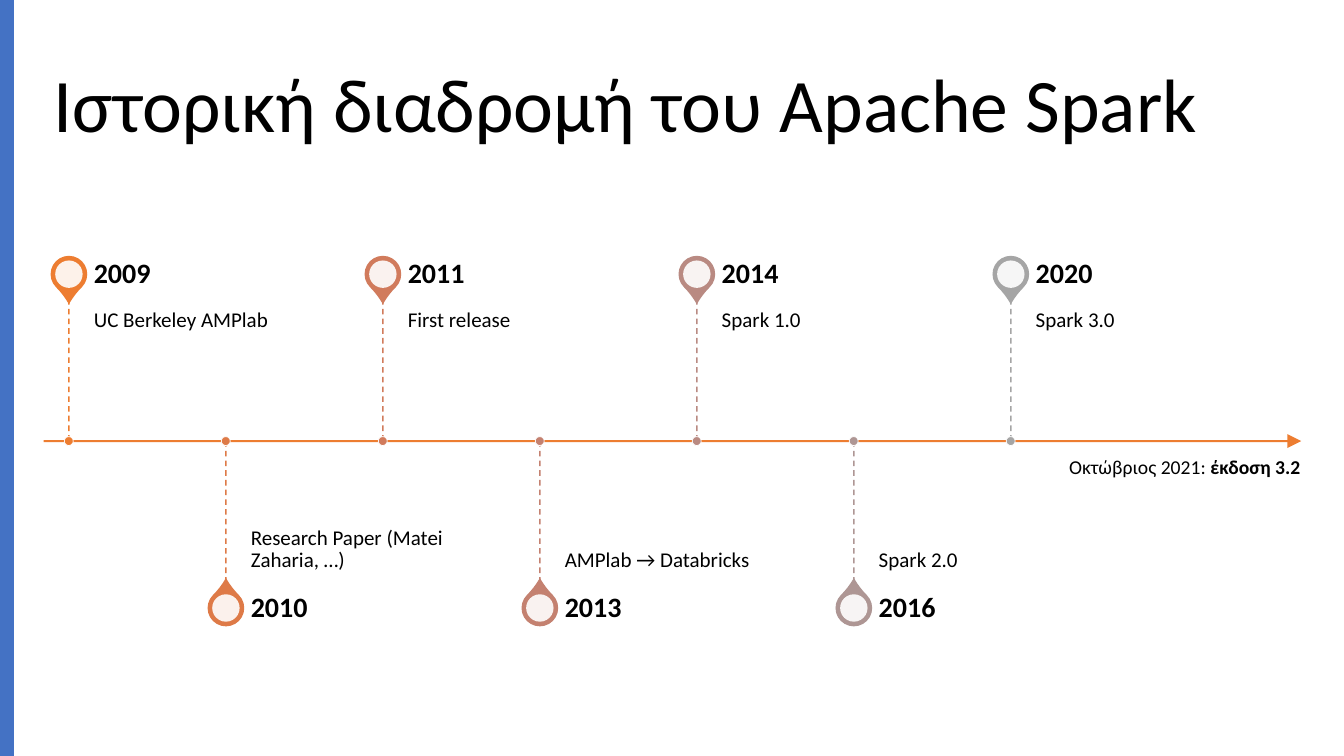
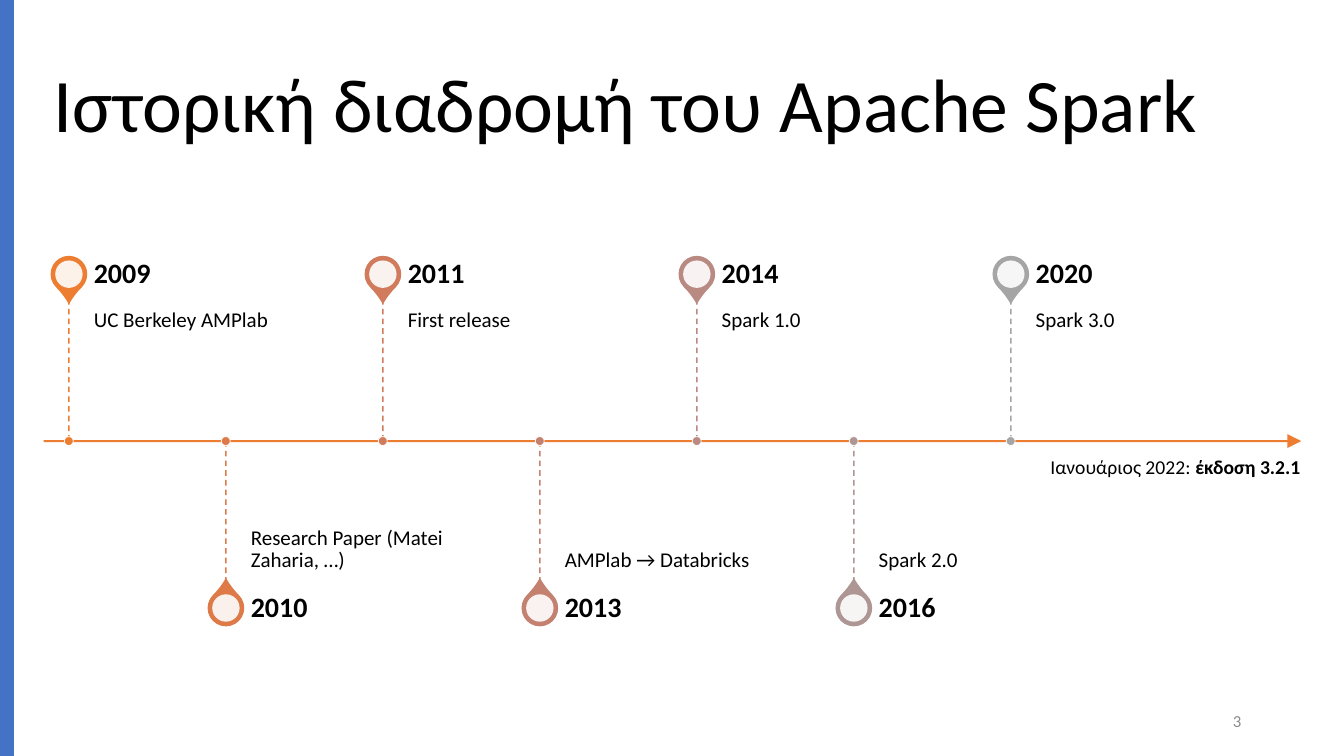
Before and after one commit to chgogos/big_data, a slide deck: slide 3 of 04. Apache Spark.pptx. Drawn at 1344x756 pixels with LibreOffice and Linux fonts; fonts in the diff are those of the drawing. Boxes give left, top, right and bottom in pixels: in the first picture for what was removed or moved away, otherwise in the second. Text is boxed around its words. In the diff, an @@ line names an element or a change of style, - is before the commit and + after.

Commit message:
spark

```diff
--- a/04. Apache Spark.pptx
+++ b/04. Apache Spark.pptx
@@ text at (1050,460,1300,477): text changed @@
-Οκτώβριος 2021: έκδοση 3.2
+Ιανουάριος 2022: έκδοση 3.2.1
@@ page number added at (1233,716,1241,727), 12 pt, text #8C8C8C @@
+3
```
Also in this commit, not shown: 4 other slides changed, 5 other files.
